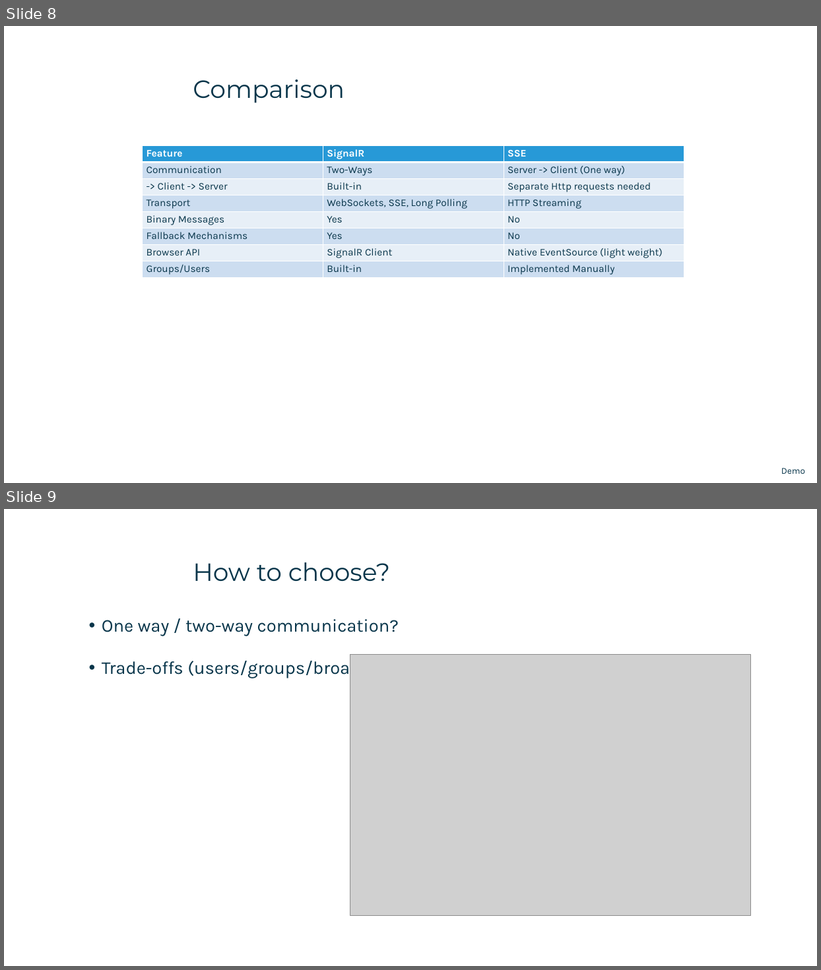
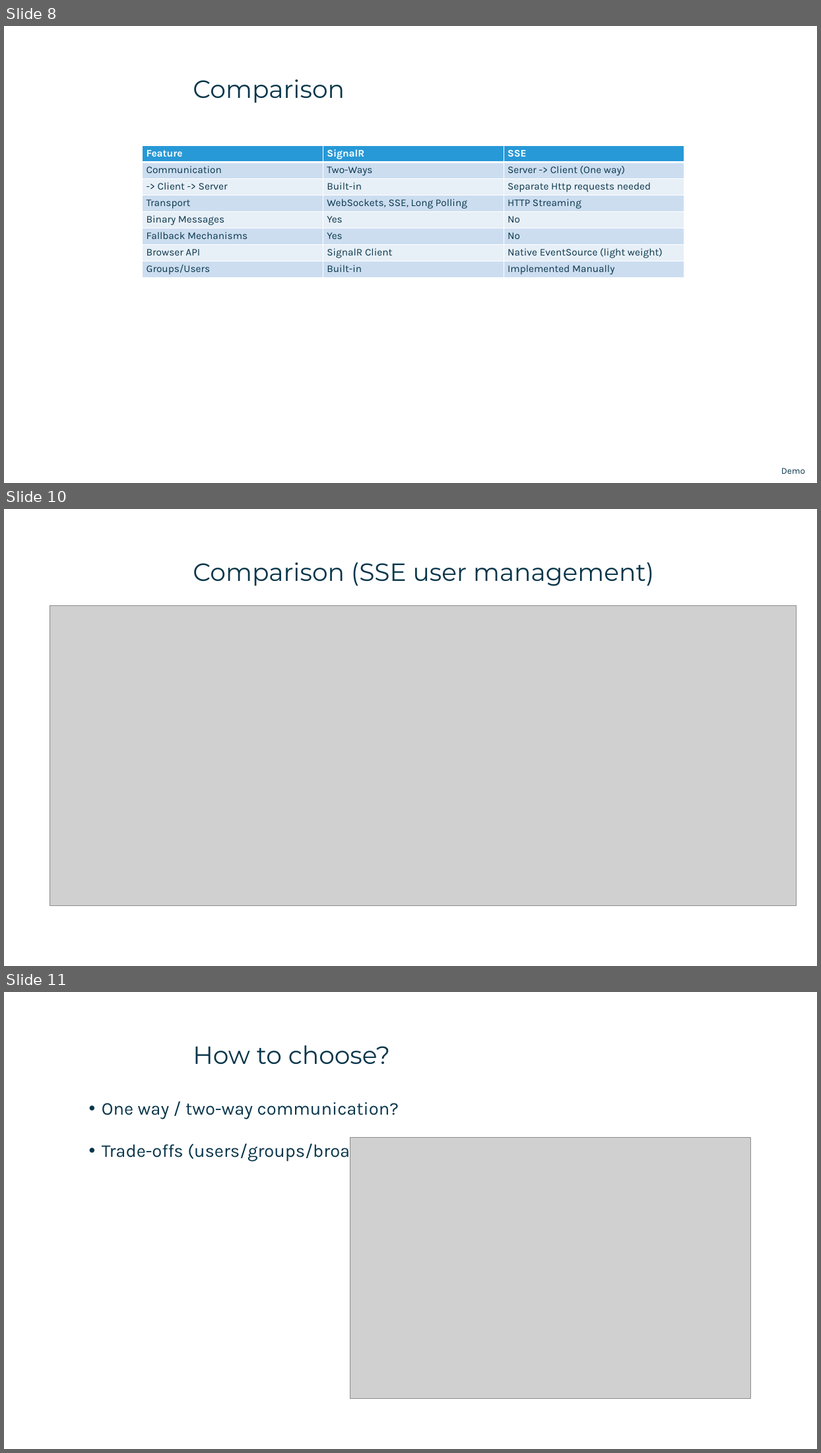
Before and after one commit to tiger4589/sse-signalr-demo, a slide deck: SSE vs SignalR.pptx. Shown one above the other, each under a label of ours: slides 8 and 9 before the commit, slides 8, 10 and 11 after it; the slides between them are not shown. The pictures are 821x970 and 821x1453 pixels, drawn with LibreOffice and Linux fonts; fonts in the diff are those of the drawing; grey boxes stand for pictures; background and template pictures are left out. Boxes give left, top, right and bottom in pixels: in the first picture for what was removed or moved away, otherwise in the second. Text is boxed around its words. In the diff, an @@ line names an element or a change of style, - is before the commit and + after.

```diff
--- a/SSE vs SignalR.pptx
+++ b/SSE vs SignalR.pptx
@@ slide 10 added at box(4, 509, 817, 966), background #FFFFFF @@
@@ title added at box(193, 562, 654, 586), 44 pt, text #08354A @@
+Comparison (SSE user management)
@@ picture added at box(50, 605, 797, 906) @@
@@ what was slide 9 is now slide 11 @@
```
Also in this commit, not shown: 1 other slide added, 6 other files.
